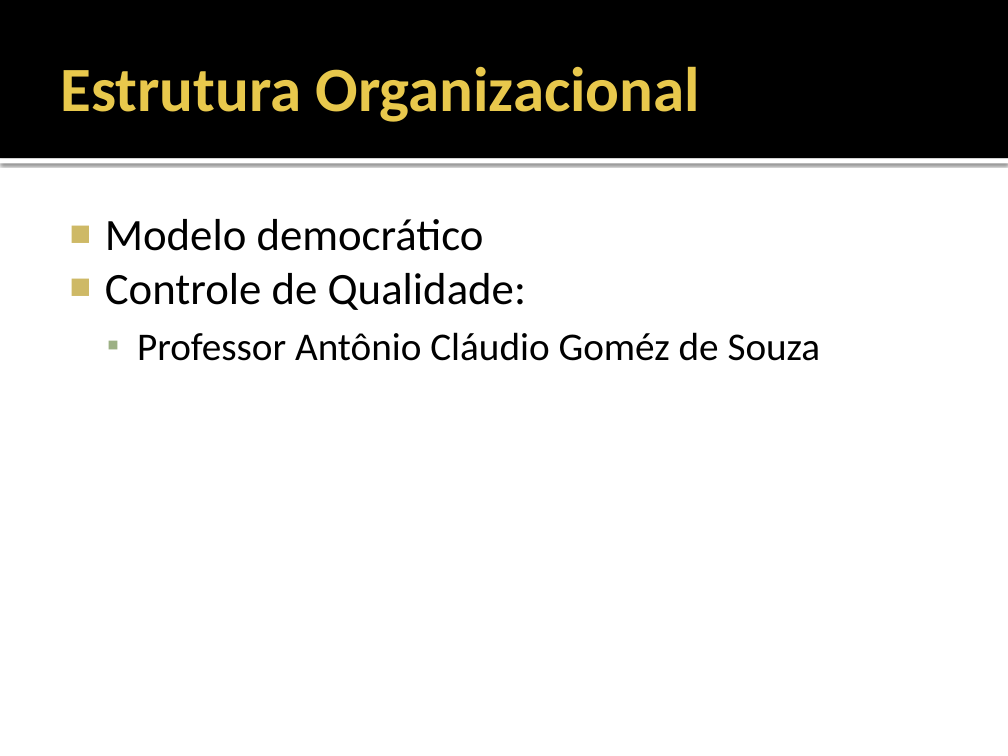
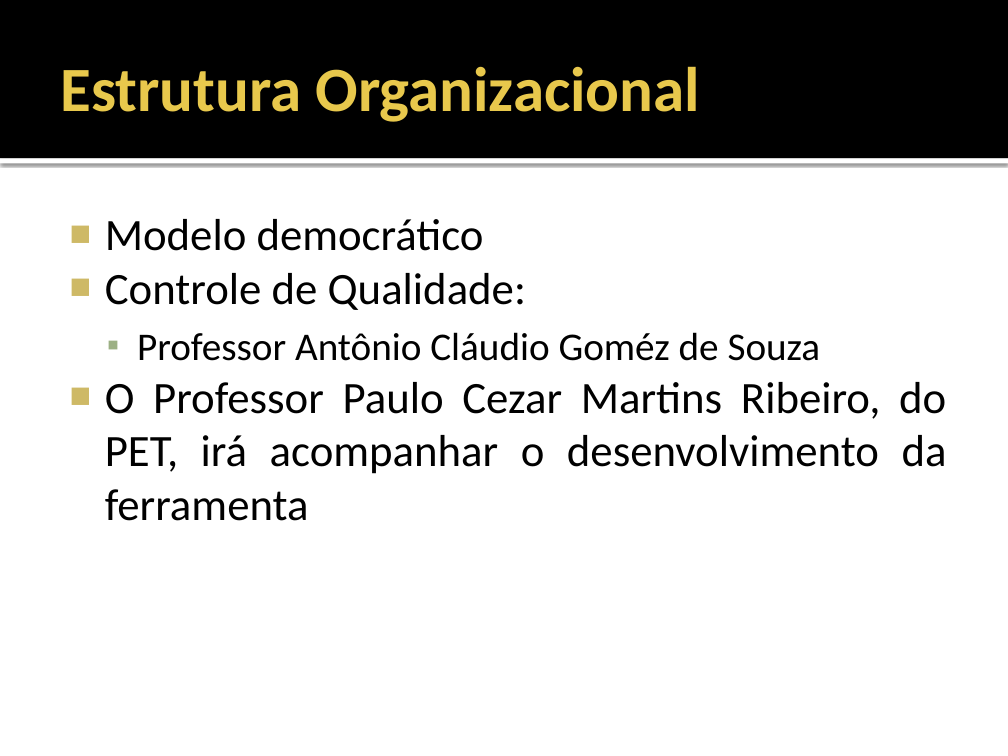
Before and after one commit to fchirigati/rota, a slide deck: slide 6 of Documentação/Planejamento/Apresentação.pptx. Drawn at 1008x756 pixels with LibreOffice and Linux fonts; fonts in the diff are those of the drawing. Boxes give left, top, right and bottom in pixels: in the first picture for what was removed or moved away, otherwise in the second. Text is boxed around its words. In the diff, an @@ line names an element or a change of style, - is before the commit and + after.

```diff
--- a/Documentação/Planejamento/Apresentação.pptx
+++ b/Documentação/Planejamento/Apresentação.pptx
@@ text at (x1=105, y1=382, x2=947, y2=521): paragraph added @@
+■ O Professor Paulo Cezar Martins Ribeiro, do PET, irá acompanhar o desenvolvimento da ferramenta
```
Also in this commit, not shown: 4 other slides changed, 9 slides added, 2 other files.
